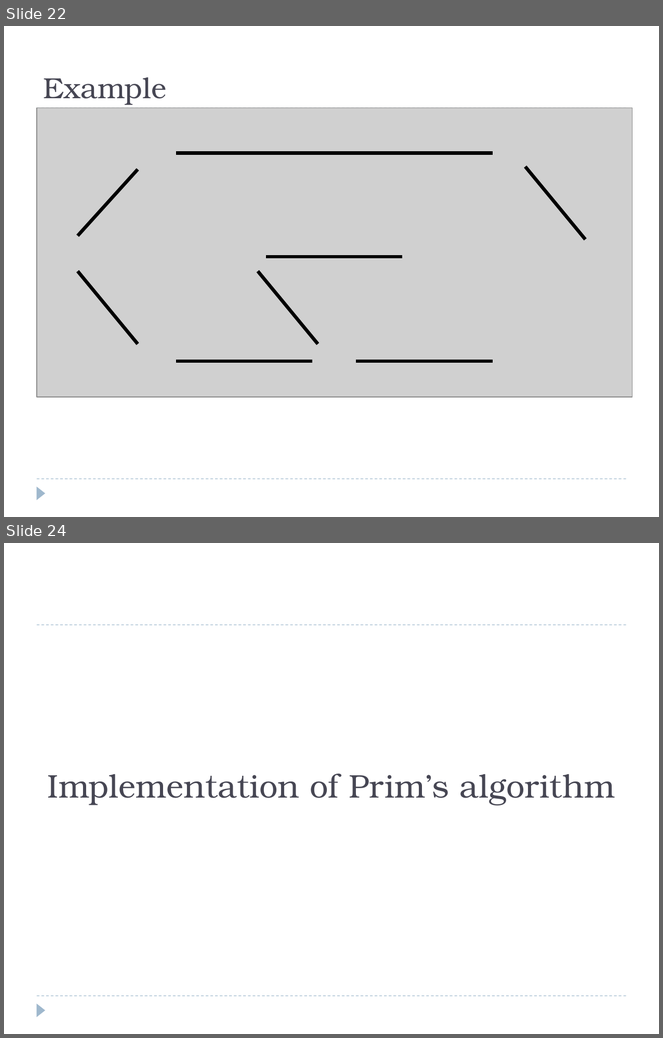
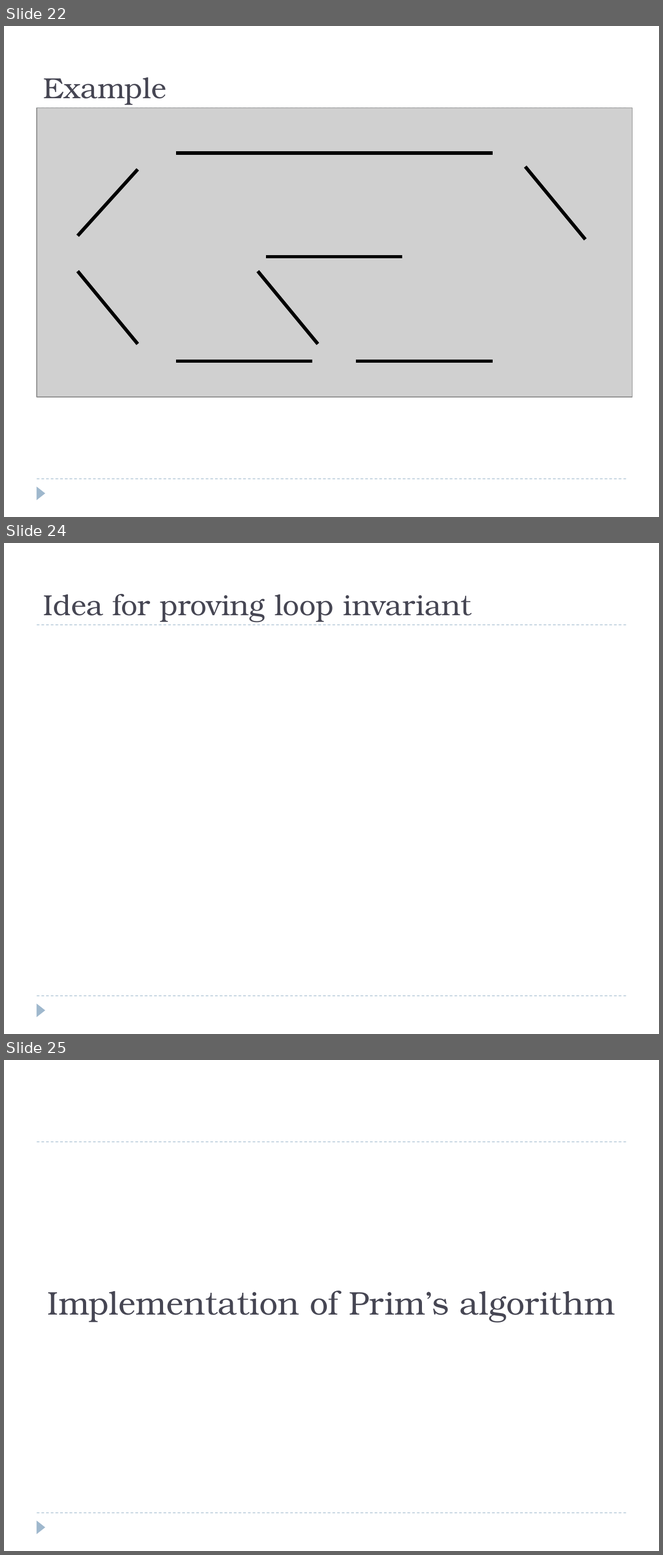
Before and after one commit to eldridgejm/dsc40b-2021-wi-public, a slide deck: published/lectures/16-prim/slides-wang.pptx. Shown one above the other, each under a label of ours: slides 22 and 24 before the commit, slides 22, 24 and 25 after it; the slides between them are not shown. The pictures are 663x1038 and 663x1555 pixels, drawn with LibreOffice and Linux fonts; fonts in the diff are those of the drawing; grey boxes stand for pictures. Boxes give left, top, right and bottom in pixels: in the first picture for what was removed or moved away, otherwise in the second. Text is boxed around its words. In the diff, an @@ line names an element or a change of style, - is before the commit and + after.

```diff
--- a/published/lectures/16-prim/slides-wang.pptx
+++ b/published/lectures/16-prim/slides-wang.pptx
@@ slide 24 added at (4,543,659,1034), background #FFFFFF; not listed: 3 template elements that a slide beside it also shows @@
@@ title added at (44,594,472,623), 32 pt, text #464653 @@
+Idea for proving loop invariant
@@ what was slide 24 is now slide 25 @@
```
Also in this commit, not shown: 5 slides changed, 1 other slide added, 1 other file.
